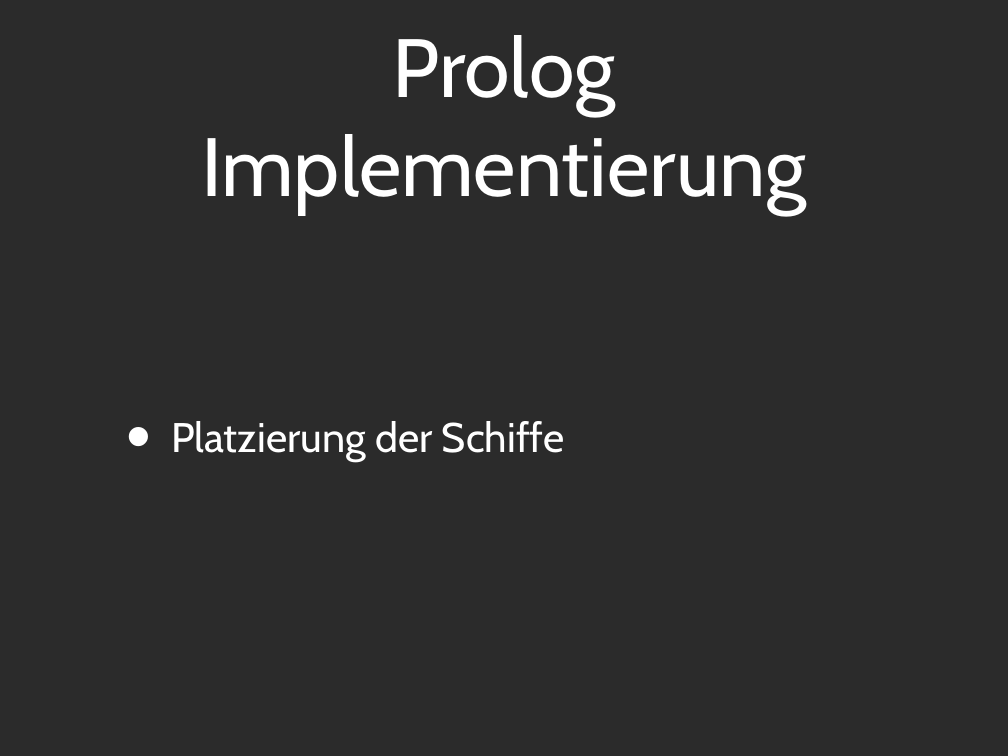
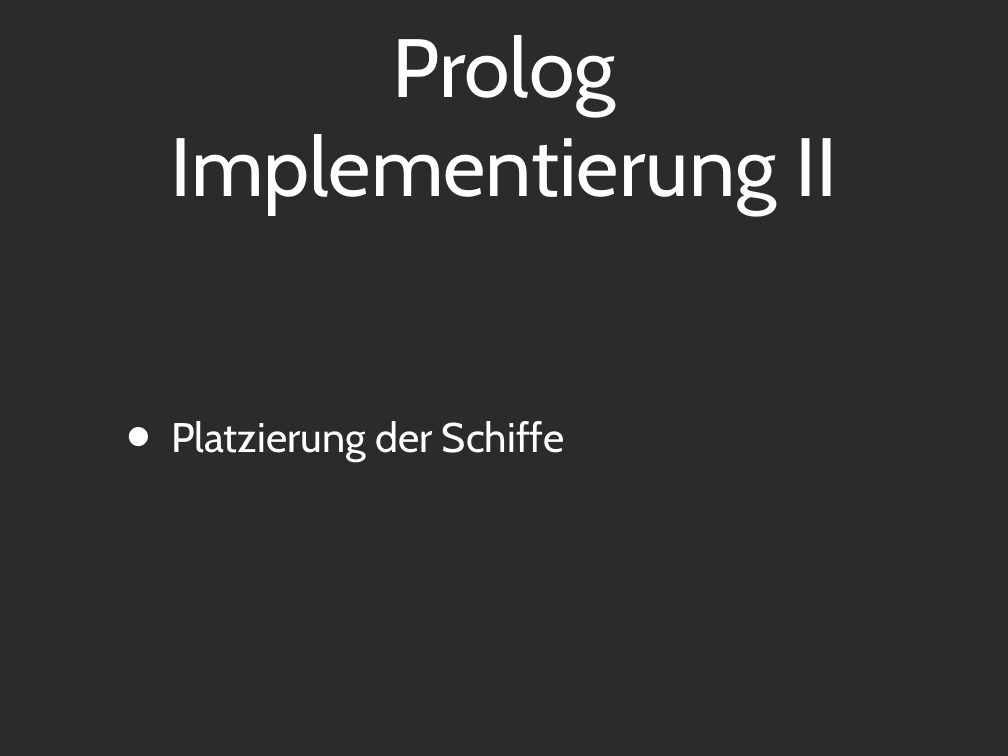
Before and after one commit to Tsopic/ai-battleship, a slide deck: slide 6 of Präsentation/Presentation_PPT.ppt (slide 5 before the commit). Drawn at 1008x756 pixels with LibreOffice and Linux fonts; fonts in the diff are those of the drawing; background and template pictures are left out; a plain dark background stands for a picture behind light text. Boxes give left, top, right and bottom in pixels: in the first picture for what was removed or moved away, otherwise in the second. Text is boxed around its words. In the diff, an @@ line names an element or a change of style, - is before the commit and + after.

```diff
--- a/Präsentation/Presentation_PPT.ppt
+++ b/Präsentation/Presentation_PPT.ppt
@@ title at bbox=[171, 35, 837, 214]: text changed @@
-Prolog Implementierung
+Prolog Implementierung II
```
Also in this commit, not shown: 1 other slide changed, 1 slide added, 2 other files.
